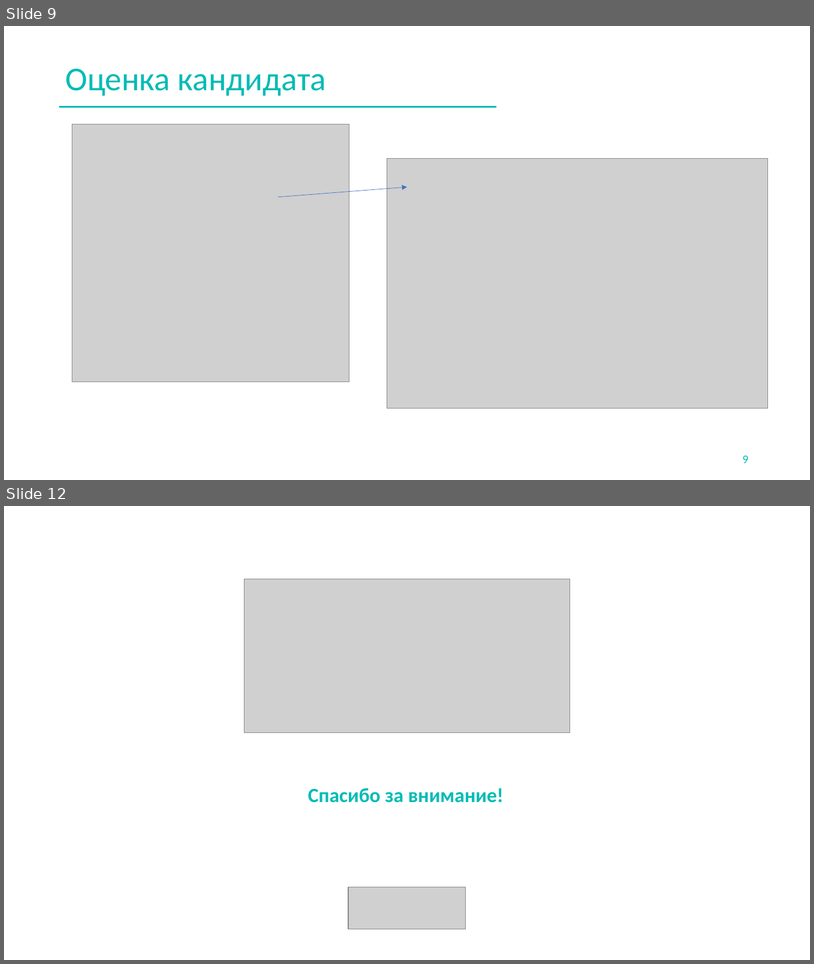
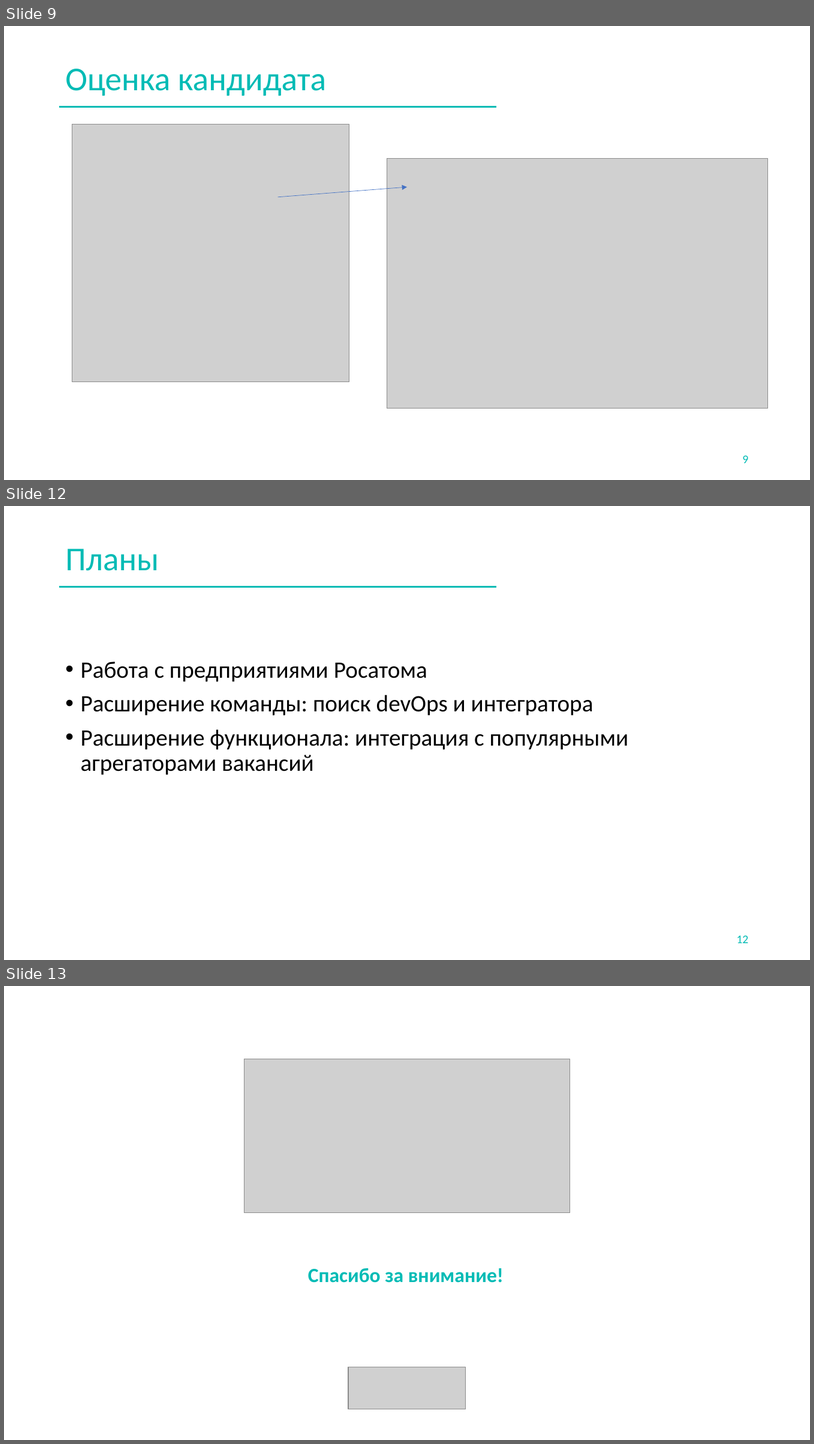
Before and after one commit to atomSkittlesTeam/atomicHunter, a slide deck: AtomicHunterProduct.pptx. Shown one above the other, each under a label of ours: slides 9 and 12 before the commit, slides 9, 12 and 13 after it; the slides between them are not shown. The pictures are 814x964 and 814x1444 pixels, drawn with LibreOffice and Linux fonts; fonts in the diff are those of the drawing; grey boxes stand for pictures; background and template pictures are left out. Boxes give left, top, right and bottom in pixels: in the first picture for what was removed or moved away, otherwise in the second. Text is boxed around its words. In the diff, an @@ line names an element or a change of style, - is before the commit and + after.

```diff
--- a/AtomicHunterProduct.pptx
+++ b/AtomicHunterProduct.pptx
@@ slide 12 added at <box>4,506,810,960</box>, background #FFFFFF; not listed: 1 template element that a slide beside it also shows @@
@@ title added at <box>65,549,159,571</box>, 39.6 pt, text #02BBB5 @@
+Планы
@@ text added at <box>81,661,629,775</box>, 28 pt, text #000000 @@
+• Работа с предприятиями Росатома
+• Расширение команды: поиск devOps и интегратора
+• Расширение функционала: интеграция с популярными агрегаторами вакансий
@@ page number added at <box>737,935,749,943</box>, 14 pt, text #02BBB5 @@
+12
@@ what was slide 12 is now slide 13 @@
```
Also in this commit, not shown: 6 slides changed, 1 other slide added, 1 slide removed.
